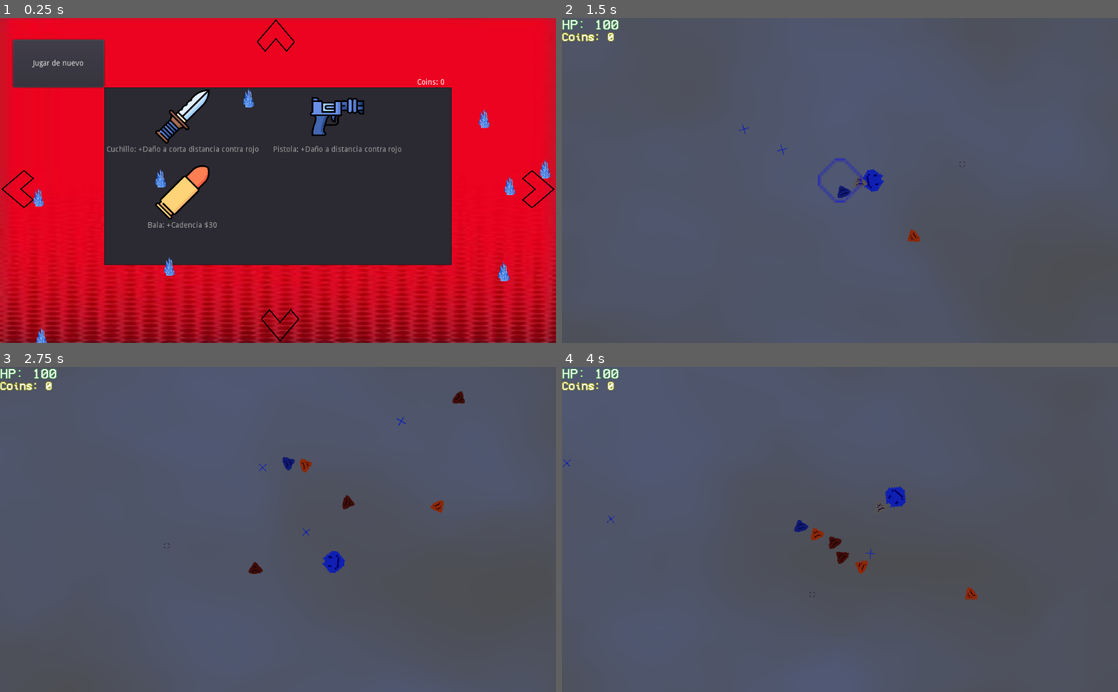
Above: before the commit, frames 1-4 (two rows, left to right).
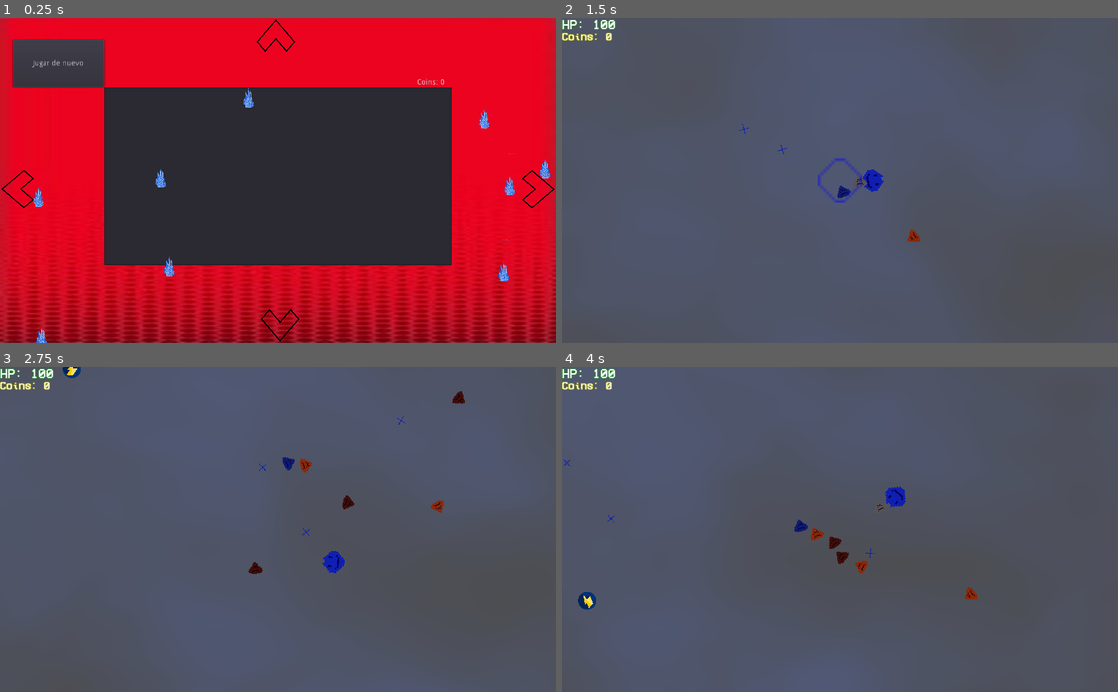
Above: after the commit, the same moments.

Repository: JuanG10/boss
Game: Godot game, scene res://UpgradeScreen/UpgradeWindow.tscn
Two runs of this game, one before a commit and one after it. Both use one fixed random seed, a clock stepped at 60 frames per second and the inputs below. This scene is started directly instead of the project's main scene. The engine's default icon, where the game draws it, is replaced by a stand-in: a white triangle on a blue panel in a dark square.
Inputs (mouse positions are in pixels of both pictures, inside the frame that each line leads up to):
- Up to frame 1 (0.25 s): no input
- Up to frame 2 (1.5 s): click "Jugar de nuevo" at 0.5 s; tap Enter (ui_accept) at 1.25 s; move the mouse to (962, 164) at 1.27 s; hold D (right) from 1.28 s (still down); tap Space (Activate_dash, bound only after the commit) at 1.35 s
- Up to frame 3 (2.75 s): tap Enter (ui_accept) at 1.52, 1.55, 1.82, 2.1, 2.27, 2.57 s; move the mouse to (166, 545) at 2.02 s; release D (right) at 2.03 s; hold S (down) from 2.03 s (still down); tap Space (Activate_dash, bound only after the commit) at 2.3 s
- Up to frame 4 (4 s): move the mouse to (895, 458) at 2.77 s; release S (down) at 2.78 s; hold D (right) 2.78-3.53 s; tap E (next_color) at 2.85 s; tap Enter (ui_accept) at 3.05, 3.77 s; move the mouse to (812, 594) at 3.52 s; hold W (up) from 3.53 s (still down); tap Q (previous_color) at 3.6 s; tap Space (Activate_dash, bound only after the commit) at 3.8 s

The runs differ from the first frame. In frame 1, 3.1% of the frame differs, in the area x 0-100%, y 0-100%; in frame 2, 0.4%; in frame 3, 0.5%; in frame 4, 0.6%.
Error in both runs: Attempt to call function 'get_node' in base 'previously freed instance' on a null instance. (res://Trampas/TrapManager.gd:54)

Commit message:
cambios y refactor en tienda y player

Diff:
--- /dev/null
+++ b/Disparo/Explosion.tscn
@@ -0,0 +1,49 @@
+[gd_scene load_steps=8 format=2]
+
+[sub_resource type="Gradient" id=1]
+offsets = PoolRealArray( 0, 0.210728, 0.390805, 0.819923, 1 )
+colors = PoolColorArray( 1, 0.988235, 0.392157, 1, 1, 0.921448, 0.0859375, 1, 0.788235, 0.478431, 0.184314, 1, 0.917647, 0.243137, 0.109804, 1, 1, 0, 0, 1 )
+
+[sub_resource type="GradientTexture" id=2]
+gradient = SubResource( 1 )
+
+[sub_resource type="Curve" id=3]
+min_value = -400.0
+max_value = 400.0
+_data = [ Vector2( 0, 400 ), 0.0, 4370.63, 0, 0, Vector2( 0.158301, 42.0454 ), -427.104, -427.104, 0, 0, Vector2( 1, -187.045 ), 0.0, 0.0, 0, 0 ]
+
+[sub_resource type="CurveTexture" id=4]
+curve = SubResource( 3 )
+
+[sub_resource type="Curve" id=5]
+max_value = 2.5
+_data = [ Vector2( 0, 2.5 ), 0.0, 0.0, 0, 0, Vector2( 1, 0.553977 ), 0.0, 0.0, 0, 0 ]
+
+[sub_resource type="CurveTexture" id=6]
+curve = SubResource( 5 )
+
+[sub_resource type="ParticlesMaterial" id=7]
+emission_shape = 1
+emission_sphere_radius = 2.0
+flag_disable_z = true
+spread = 180.0
+gravity = Vector3( 0, 0, 0 )
+initial_velocity = 100.0
+initial_velocity_random = 0.5
+orbit_velocity = 0.0
+orbit_velocity_random = 0.0
+linear_accel = 100.0
+linear_accel_random = 0.2
+linear_accel_curve = SubResource( 4 )
+scale = 2.0
+scale_random = 1.0
+scale_curve = SubResource( 6 )
+color_ramp = SubResource( 2 )
+
+[node name="Node2D" type="Node2D"]
+
+[node name="Particles2D" type="Particles2D" parent="."]
+amount = 200
+lifetime = 0.5
+explosiveness = 0.5
+process_material = SubResource( 7 )
--- a/Enemies/AdvancedEnemy/AdvancedEnemy.gd
+++ b/Enemies/AdvancedEnemy/AdvancedEnemy.gd
@@ -84,7 +84,6 @@
 
 func takeDamage(n):
 	health -= n
-	print("hace daño")
 	if health <= 0:
 		get_parent().call_deferred("remove_child", self)
 		queue_free()
--- a/Enemies/Bullet.gd
+++ b/Enemies/Bullet.gd
@@ -4,11 +4,13 @@
 var velocity = Vector2()
 var player
 var dmg
+var pepe = preload("res://Disparo/Explosion.tscn").instance()
 
 var colores     = [Color(0.0627, 0.102, 0.451),Color(0.551, 0.1582, 0.041),Color(0.251, 0.051, 0.0431)]
 var collisiones = [0b1, 0b10, 0b100]
 
 func start(pos, dir, p, damage, n):
+	add_child(pepe)
 	rotation = dir
 	position = pos
 	player   = p
@@ -23,6 +25,7 @@
 
 func _on_player_collision(area):
 	if area == player:
+		print("")
 		player.takeDamage(dmg)
 		remove()
 
--- a/Enemies/MeleeEnemy/MeleeEnemy.gd
+++ b/Enemies/MeleeEnemy/MeleeEnemy.gd
@@ -59,7 +59,8 @@
 
 
 func takeDamage(n):
-	health -= n
+	health -= 10
+
 	recibi_danio()
 	if health <= 0:
 		get_parent().call_deferred("remove_child", self)
--- a/Habilidades.gd
+++ b/Habilidades.gd
@@ -1,145 +1,39 @@
 extends CanvasLayer
 
 
-#var position
-#var posi_y = 0
-#var scene
-#var habilidades_agregadas = []
-#var player
-#var habilitar_habilidad_green = true
-#var habilitar_habilidad_red   = true
-#var habilitar_habilidad_blue  = true
+var position
+var posi_y = 0
+var scene
+var habilidades_agregadas = []
+var player
+var habilitar_habilidad_orange   = true
 
 
 
-#var habilidades_agregadas_verde = []
-#var habilidades_agregadas_rojo  = []
-#var habilidades_agregadas_azul  = []
+
+var habilidades_agregadas_orange = []
 
 
-#const HABILIDADES = {
-#	ESCUDO 	  = preload("res://Habilidades/Escudo.tscn"),
-#	PISTOLA   = preload("res://Habilidades/Pistola.tscn"),
-#	BALA      = preload("res://Habilidades/Bala.tscn"),
-#	SPEED     = preload("res://Habilidades/speed.tscn"),
-#	CORAZON   = preload("res://Habilidades/Corazon.tscn"),
-#	CUCHILLO  = preload("res://Habilidades/Cuchillo.tscn"),
-#	PISTOLA_2 = preload("res://Habilidades/Pistola_2.tscn")
-#}
+
+const HABILIDADES = {
+	DASH = preload("res://Habilidades/Dash.tscn")
+}
 
 
-#func _ready():
-#	position = get_parent()
-#	player   =  get_parent().get_parent().get_node("Player")
+func _ready():
+	position = get_parent()
+	player   =  get_parent().get_parent().get_node("Player")
 
 
-#func _physics_process(_delta):
-#	set_habilidades()
+func _physics_process(_delta):
+	set_habilidades()
 
 
-#func set_habilidades():
-#	var list_habi_green = GlobalVariables.habilidades_Green
-#	var list_habi_red   = GlobalVariables.habilidades_Red
-#	var list_habi_blu   = GlobalVariables.habilidades_Blue
-#	if player.color_actual() == "Green" && habilitar_habilidad_green && list_habi_green.size() > 0:
-#		habilidades_green(list_habi_green)
-#		habilitar_habilidad_green = false
-#	if player.color_actual() == "Red" && habilitar_habilidad_red && list_habi_red.size() > 0:
-#		habilidades_red(list_habi_red)
-#		habilitar_habilidad_red = false
-#	if player.color_actual() == "Blue" && habilitar_habilidad_blue && list_habi_blu.size() > 0:
-#		habilidades_blue(list_habi_blu)
-#		habilitar_habilidad_blue = false
-#	if player.color_actual() != "Red" && !habilitar_habilidad_red:
-#		limpiar_habilidades_Red()
-#		habilitar_habilidad_red = true
-#	if player.color_actual() != "Blue" && !habilitar_habilidad_blue:
-#		limpiar_habilidades_Blue()
-#		habilitar_habilidad_blue = true
-#	if player.color_actual() != "Green" && !habilitar_habilidad_green:
-#		limpiar_habilidades_Green()
-#		habilitar_habilidad_green = true
-
-#func habilidades_green(lista_habilidades):
-#	for name_habilidad in lista_habilidades:
-#		set_sprite_habilidad_verde(name_habilidad)
-
-#func habilidades_red(lista_habilidades):
-#	for name_habilidad in lista_habilidades:
-#		set_sprite_habilidad_rojo(name_habilidad)
-
-#func habilidades_blue(lista_habilidades):
-#	for name_habilidad in lista_habilidades:
-#		set_sprite_habilidad_azul(name_habilidad)
-
-#Agrega como hijo/s al canvasLayer los iconos de las habilidades del estado rojo
-#func set_sprite_habilidad_rojo(name_habilidad):
-#		var name = ""
-#		if name_habilidad == "atk_speed":
-#			scene = HABILIDADES.BALA.instance()
-#			name = "Bala"
-#		elif name_habilidad == "Speed":
-#			scene = HABILIDADES.SPEED.instance()
-#			name = "speed"
-#			print(scene)
-#		elif name_habilidad == "damage":
-#			scene = HABILIDADES.PISTOLA_2.instance()
-#			name = "Pistola_2"
-#		elif name_habilidad == "damage_1":
-#			scene = HABILIDADES.PISTOLA.instance()
-#			name  = "Pistola"
-#		elif name_habilidad == "Cuchillo":
-#			name = "Cuchillo"
-#			scene = HABILIDADES.CUCHILLO.instance()
-#		add_child(scene)
-#		habilidades_agregadas_rojo.append(scene)
-#		set_icono_habilidad(name)
-
-#Lo mismo pero las habilidades del estado verde
-#func set_sprite_habilidad_verde(name_habilidad):
-#	if	name_habilidad == "shield":
-#		scene = HABILIDADES.ESCUDO.instance()
-#		add_child(scene)
-#		habilidades_agregadas_verde.append(scene)
-#		set_icono_habilidad('Escudo')
-
-#Con el estado azul
-#func set_sprite_habilidad_azul(name_habilidad):
-#	if name_habilidad == 'Corazon':
-#		scene = HABILIDADES.CORAZON.instance()
-#		add_child(scene)
-#		habilidades_agregadas_azul.append(scene)
-#		set_icono_habilidad(name_habilidad)
-
-#Al icono que representa la habilidad del player lo agrega al CanvasLayer y le da un position
-#func set_icono_habilidad(name_habilidad):
-#	var icono_habilidad         = get_node(name_habilidad)
-#	var position2d              = get_node("Position2D")
-#	icono_habilidad.position.x += position2d.position.x + posi_y
-#	icono_habilidad.position.y += position2d.position.y
-#	posi_y += 25
-
-#Borra las habilidades agregadas
-#func limpiar_habilidades():
-#	for habilidad in habilidades_agregadas:
-#		remove_child(habilidad)
-#	habilidades_agregadas = []
-#	posi_y = 0
-
-#func limpiar_habilidades_Green():
-#	for habilidad in habilidades_agregadas_verde:
-#		remove_child(habilidad)
-#	habilidades_agregadas_verde = []
-#	posi_y = 0
-
-#func limpiar_habilidades_Red():
-#	for habilidad in habilidades_agregadas_rojo:
-#		remove_child(habilidad)
-#	habilidades_agregadas_rojo = []
-#	posi_y = 0
-
-#func limpiar_habilidades_Blue():
-#	for habilidad in habilidades_agregadas_azul:
-#		remove_child(habilidad)
-#	habilidades_agregadas_azul = []
-#	posi_y = 0
+func set_habilidades():
+	if habilitar_habilidad_orange:
+		print("sadasd")
+		var dash = HABILIDADES.DASH.instance()
+		dash.position.x = position.position.x
+		dash.position.y = position.position.y
+		position.add_child(dash)
+		habilitar_habilidad_orange = false
--- a/Player/GreenBehavior.gd
+++ b/Player/GreenBehavior.gd
@@ -4,6 +4,7 @@
 
 var heal = true
 var shield = false
+
 
 var timer = Timer.new()
 
--- a/Player/Player.gd
+++ b/Player/Player.gd
@@ -126,6 +126,14 @@
 			position.y -= speed * .75
 	if not poisonT.is_stopped():
 		takeDamage(1)
+	if Input.is_action_just_pressed("Activate_dash") && posee_dash():
+		dash()
+
+func posee_dash():
+	var boolean = false
+	for habilidad in GlobalVariables.habilidades:
+		boolean = boolean || habilidad == "dash"
+	return boolean
 
 func heal(x):
 	if(health + x > GlobalVariables.Phealth):
@@ -163,6 +171,11 @@
 	get_parent().add_child(b)
 	shootT.start()
 
+func dash():
+	speed = 20
+	$Timer_dash.set_wait_time(0.1)
+	$Timer_dash.start()
+
 func next_color():
 	pointer = (pointer + 1)%3
 	_change_with_color(pointer)
@@ -189,3 +202,7 @@
 
 func on_enemy_entered(_body_id, body, _body_shape, _area_shape):
 	takeDamage(body.dmg)
+
+
+func _on_Timer_dash_timeout():
+	speed = GlobalVariables.Pspeed
--- a/Player/Player.tscn
+++ b/Player/Player.tscn
@@ -50,5 +50,8 @@
 
 [node name="CollisionShape2D" type="CollisionShape2D" parent="Area2D"]
 shape = SubResource( 2 )
+
+[node name="Timer_dash" type="Timer" parent="."]
 [connection signal="body_shape_entered" from="." to="." method="on_enemy_entered"]
 [connection signal="area_entered" from="Area2D" to="." method="_on_grab_coin"]
+[connection signal="timeout" from="Timer_dash" to="." method="_on_Timer_dash_timeout"]
--- a/UpgradeScreen/UpgradePanel.tscn
+++ b/UpgradeScreen/UpgradePanel.tscn
@@ -1,12 +1,10 @@
 [gd_scene load_steps=6 format=2]
-
 
 [ext_resource path="res://UpgradeScreen/Pannels.gd" type="Script" id=1]
 [ext_resource path="res://UpgradeScreen/upgrade_list.gd" type="Script" id=2]
 [ext_resource path="res://Iconos/Flecha.png" type="Texture" id=3]
 [ext_resource path="res://Coins.gd" type="Script" id=4]
 [ext_resource path="res://moneda_particula/#SOUNDPERFECT  Money Coins In Hand  No Copyright SoundsSound Effect(HD).ogg" type="AudioStream" id=5]
-
 
 [node name="UpgradePanel" type="Panel"]
 margin_right = 1024.0
@@ -31,6 +29,7 @@
 }
 
 [node name="Timer" type="Timer" parent="upgrade_list"]
+
 [node name="Left_button" type="Button" parent="."]
 margin_left = 64.0
 margin_top = 352.0
--- a/UpgradeScreen/UpgradeWindow.gd
+++ b/UpgradeScreen/UpgradeWindow.gd
@@ -3,12 +3,12 @@
 const PANELS = {
 
 	RED = preload("res://UpgradeScreen/RedPanel.tscn"),
-	GREEN = preload("res://UpgradeScreen/GreenPanel.tscn"),
+	ORANGE = preload("res://UpgradeScreen/GreenPanel.tscn"),
 	BLUE = preload("res://UpgradeScreen/BluePanel.tscn")
 }
 
 const LEVELS = {
-	color_level = [PANELS.RED,PANELS.GREEN,PANELS.BLUE]
+	color_level = [PANELS.RED,PANELS.ORANGE,PANELS.BLUE]
 
 }
 
--- a/UpgradeScreen/upgrade_list.gd
+++ b/UpgradeScreen/upgrade_list.gd
@@ -13,10 +13,12 @@
 	escudo = preload("res://Iconos/defensa_base.png"),
 	pistola = preload("res://Iconos/pistola_base.png")
 }
-const GREEN = {
+##Naranja
+const ORANGE = {
 	cuchillo = preload("res://Iconos/cuchillo_azul-violeta.png"),
 	escudo = preload("res://Iconos/defensa_base.png"),
-	pistola = preload("res://Iconos/pistola_azul-violeta.png")
+	pistola = preload("res://Iconos/pistola_azul-violeta.png"),
+	dash    = preload("res://Iconos/relampago.png")
 }
 const BLUE = {
 	corazon = preload("res://Iconos/corazon.png")
@@ -28,19 +30,16 @@
 
 func _ready():
 	set_fixed_icon_size(ICON_SIZE)
-	if parent_name == "BasePanel":
-		add_item("Bala: +Cadencia " + precio, BASE.bala) #0
-		add_item("Limitador: +Velocidad " + precio, BASE.limitador) #1
-		add_item("Pistola: +Daño " + precio, BASE.pistola) #3
-		add_item("Escudo: +Vida " + precio, GREEN.escudo) #2
-	elif parent_name == "RedPanel":
-		add_item("Cuchillo: +Daño a corta distancia contra rojo", GREEN.cuchillo)
-		add_item("Pistola: +Daño a distancia contra rojo", GREEN.pistola)
-		add_item("Bala: +Cadencia " + precio, BASE.bala)
+	if parent_name == "RedPanel":
+		#add_item("Cuchillo: +Daño a corta distancia contra rojo", ORANGE.cuchillo)
+		#add_item("Pistola: +Daño a distancia contra rojo", ORANGE.pistola)
+		#add_item("Bala: +Cadencia " + precio, BASE.bala)
+		pass
 	elif parent_name == "GreenPanel":
-		add_item("Escudo: +Vida " + precio, GREEN.escudo) #2
+		add_item("Dash: +Velocidad " + precio, ORANGE.dash) #2
 	elif parent_name == "BluePanel":
-		add_item("Corazon: +Vida" + precio,BLUE.corazon)
+		pass
+		#add_item("Corazon: +Vida" + precio,BLUE.corazon)
 
 func animacion_monedas():
 	var posicion_mondea = get_local_mouse_position()
@@ -80,7 +79,7 @@
 
 func comprar_green_panel():
 	if _get_selected_item() == 0:
-		GlobalVariables.add_habilidad_Green("shield")
+		GlobalVariables.habilidades.append("dash")
 		music_compra_and_animation()
 
 
@@ -124,7 +123,7 @@
 
 func _on_upgrade_list_item_activated(index):
 			#GlobalVariables.money >= intPrecio
-	if GlobalVariables.money >= intPrecio:
+	if true:
 		GlobalVariables.money -= intPrecio
 		get_parent().get_node("Coins").on_update()
 		if parent_name == "BasePanel":
--- a/global_variables.gd
+++ b/global_variables.gd
@@ -2,6 +2,8 @@
 
 var coin = preload("res://Coin.tscn")
 const EXPLOSION = preload("res://Enemies/Explosion/Explosion.tscn")
+
+var habilidades = []
 
 var retry = false
 
--- a/project.godot
+++ b/project.godot
@@ -25,6 +25,11 @@
 FogBackground="*res://Fondos/Fog/FogBackground.tscn"
 TrapManager="*res://Trampas/TrapManager.gd"
 SignalManager="*res://state_machine/SignalManager.gd"
+
+[display]
+
+window/stretch/mode="2d"
+window/stretch/aspect="keep"
 
 [input]
 
@@ -65,39 +70,9 @@
 , Object(InputEventMouseButton,"resource_local_to_scene":false,"resource_name":"","device":0,"alt":false,"shift":false, …(202 unchanged characters)…
  ]
 }
-Activate_shield={
+Activate_dash={
 "deadzone": 0.5,
-"events": [ Object(InputEventKey,"resource_local_to_scene":false,"resource_name":"","device":0,"alt":false,"shift":false,"control":false,"meta":false,"command":false,"pressed":false,"scancode":49,"unicode":0,"echo":false,"script":null)
- ]
-}
-Activate_damage={
-"deadzone": 0.5,
-"events": [ Object(InputEventKey,"resource_local_to_scene":false,"resource_name":"","device":0,"alt":false,"shift":false,"control":false,"meta":false,"command":false,"pressed":false,"scancode":49,"unicode":0,"echo":false,"script":null)
- ]
-}
-Activate_speed={
-"deadzone": 0.5,
-"events": [ Object(InputEventKey,"resource_local_to_scene":false,"resource_name":"","device":0,"alt":false,"shift":false,"control":false,"meta":false,"command":false,"pressed":false,"scancode":50,"unicode":0,"echo":false,"script":null)
- ]
-}
-Activate_atk_speed={
-"deadzone": 0.5,
-"events": [ Object(InputEventKey,"resource_local_to_scene":false,"resource_name":"","device":0,"alt":false,"shift":false,"control":false,"meta":false,"command":false,"pressed":false,"scancode":51,"unicode":0,"echo":false,"script":null)
- ]
-}
-Activate_corazon={
-"deadzone": 0.5,
-"events": [ Object(InputEventKey,"resource_local_to_scene":false,"resource_name":"","device":0,"alt":false,"shift":false,"control":false,"meta":false,"command":false,"pressed":false,"scancode":49,"unicode":0,"echo":false,"script":null)
- ]
-}
-Activate_damage_1={
-"deadzone": 0.5,
-"events": [ Object(InputEventKey,"resource_local_to_scene":false,"resource_name":"","device":0,"alt":false,"shift":false,"control":false,"meta":false,"command":false,"pressed":false,"scancode":52,"unicode":0,"echo":false,"script":null)
- ]
-}
-Activate_cuchillo={
-"deadzone": 0.5,
-"events": [ Object(InputEventKey,"resource_local_to_scene":false,"resource_name":"","device":0,"alt":false,"shift":false,"control":false,"meta":false,"command":false,"pressed":false,"scancode":53,"unicode":0,"echo":false,"script":null)
+"events": [ Object(InputEventKey,"resource_local_to_scene":false,"resource_name":"","device":0,"alt":false,"shift":false,"control":false,"meta":false,"command":false,"pressed":false,"scancode":32,"unicode":0,"echo":false,"script":null)
  ]
 }
 
--- a/proof of concept.tscn
+++ b/proof of concept.tscn
@@ -64,7 +64,7 @@
 }
 
 [node name="Position2D" type="Position2D" parent="Player/CanvasLayer"]
-position = Vector2( 941.846, 560.697 )
+position = Vector2( 553.023, 327.615 )
 
 [node name="Habilidades" type="Label" parent="Player/CanvasLayer"]
 anchor_left = 0.58
